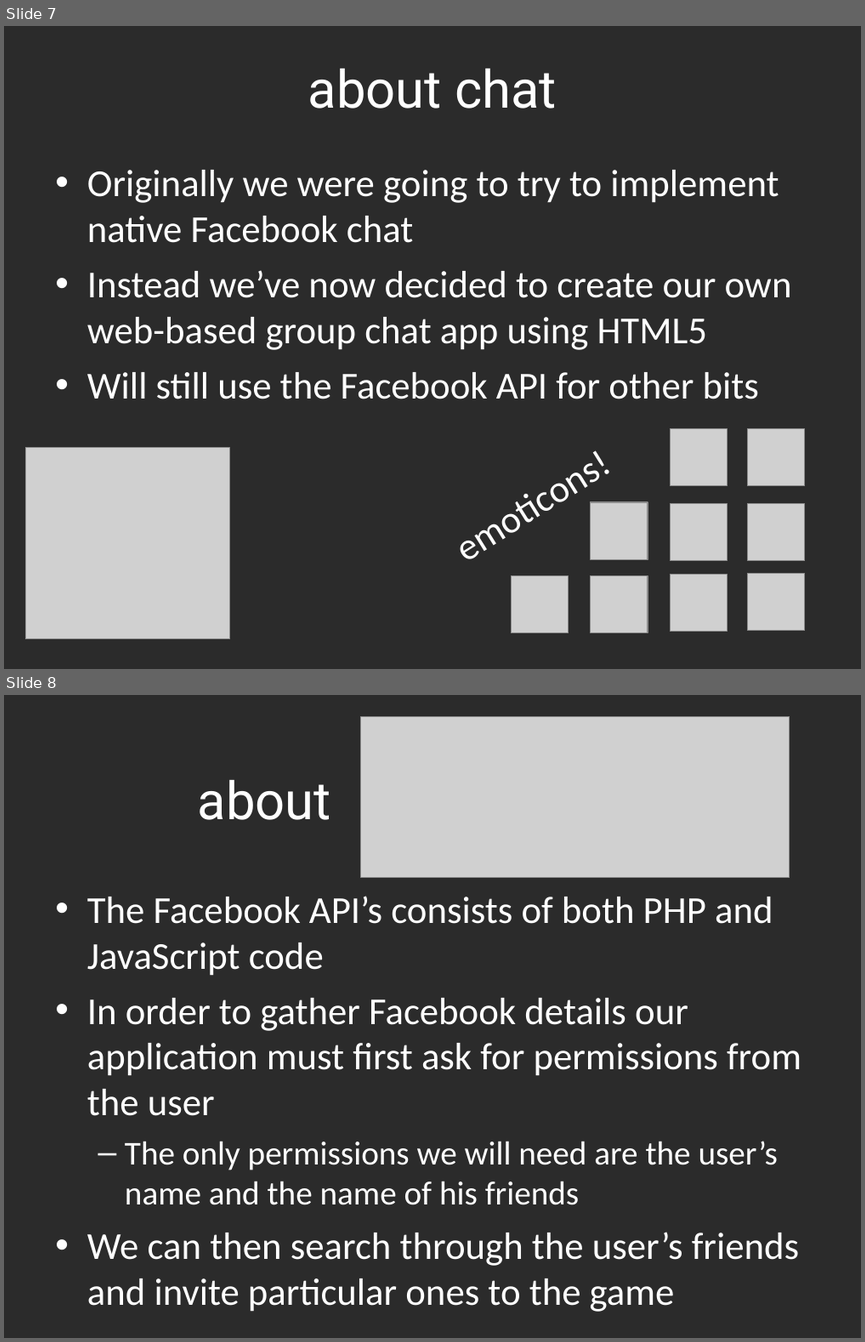
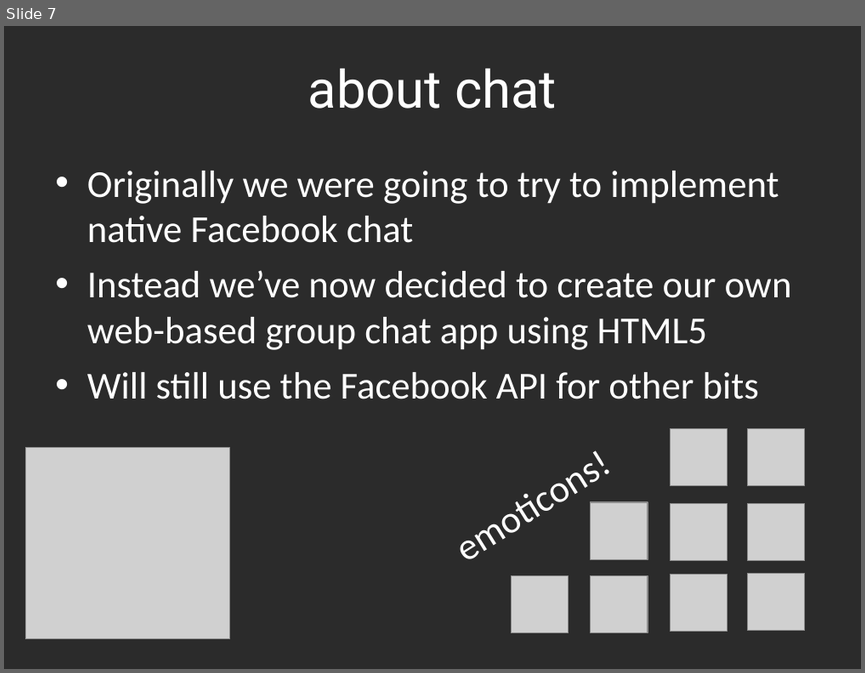
Before and after one commit to charlesmadere/Jiminy-Cricket, a slide deck: documents/Prototype Presentation.ppt. Shown one above the other, each under a label of ours: slides 7 and 8 before the commit, slide 7 after it. The pictures are 865x1342 and 865x673 pixels, drawn with LibreOffice and Linux fonts; fonts in the diff are those of the drawing; grey boxes stand for pictures; background and template pictures are left out; a plain dark background stands for a picture behind light text. Boxes give left, top, right and bottom in pixels: in the first picture for what was removed or moved away, otherwise in the second. Text is boxed around its words. In the diff, an @@ line names an element or a change of style, - is before the commit and + after.

```diff
--- a/documents/Prototype Presentation.ppt
+++ b/documents/Prototype Presentation.ppt
@@ slide 8 removed at (4,695,861,1338), background picture (left out) @@
@@ picture removed at (361,716,789,878) @@
@@ text removed at (198,780,331,820) @@
-about
@@ text removed at (87,896,801,1311) @@
-• The Facebook API’s consists of both PHP and JavaScript code
-• In order to gather Facebook details our application must first ask for permissions from the user
-  – The only permissions we will need are the user’s name and the name of his friends
-• We can then search through the user’s friends and invite particular ones to the game
```
Also in this commit, not shown: 1 slide changed, 1 slide added.
